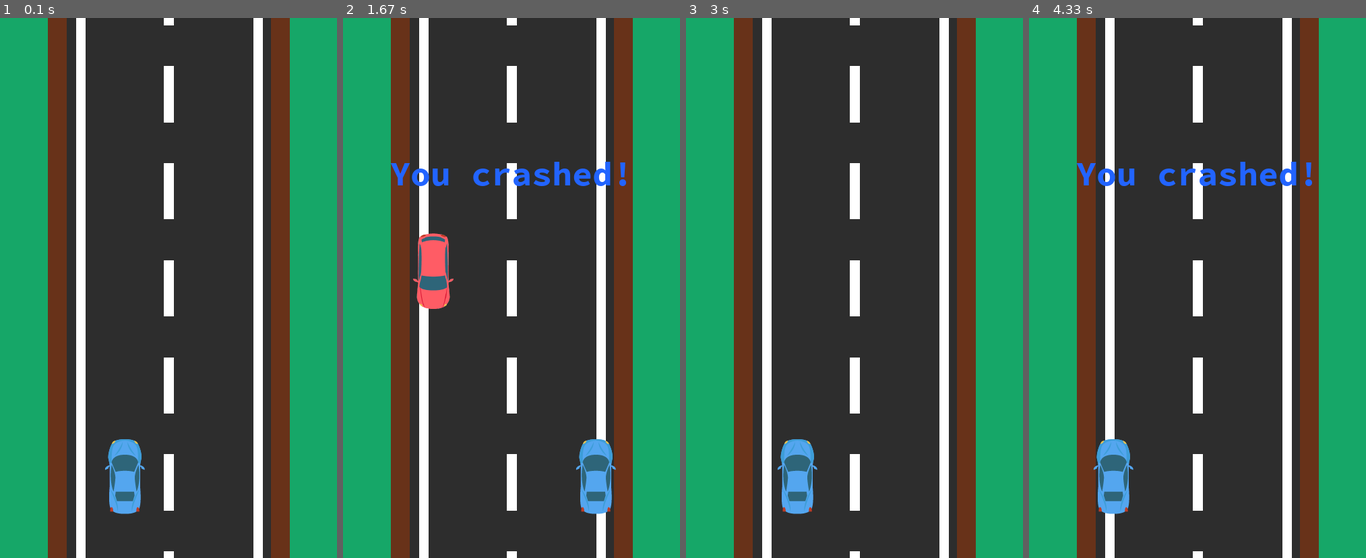
Above: before the commit, frames 1-4 (left to right).
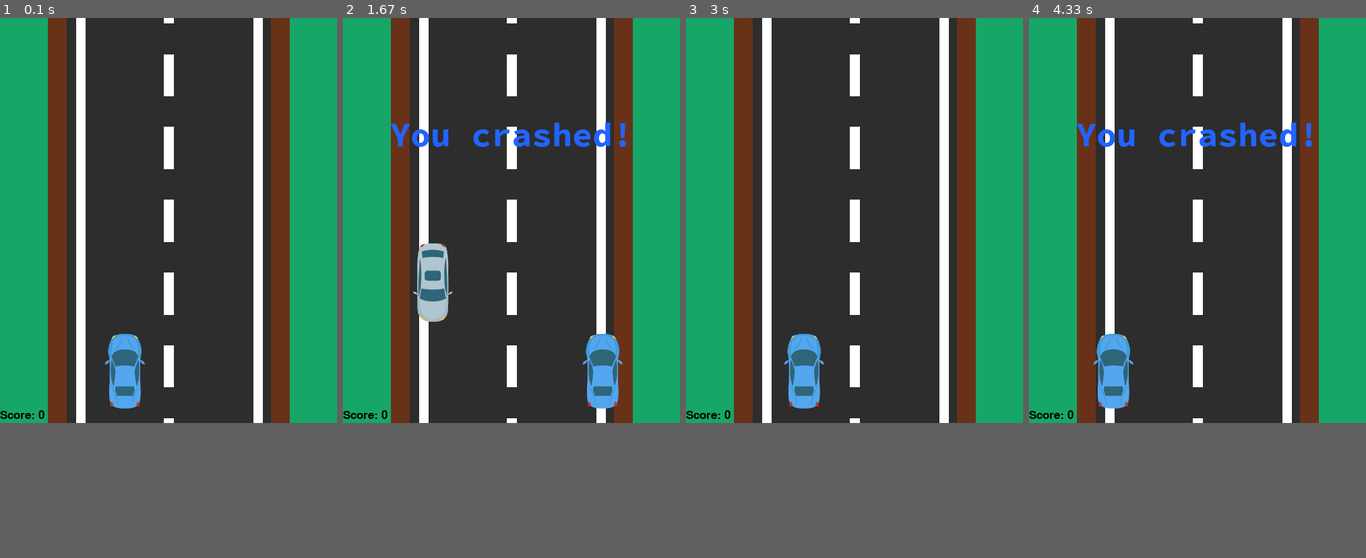
Above: after the commit, the same moments.

Repository: siddhantsar/Road-Racer-PyGame
Game: pygame game, started from road_racer.py
The game is run twice, just before and just after one commit, with the same random seed, the same clock (stepped at 60 frames per second) and the same inputs.
Inputs:
- Up to frame 1 (0.1 s): no input
- Up to frame 2 (1.67 s): tap Enter at 0.33 s; hold Right 0.67-1.13 s
- Up to frame 3 (3 s): hold Left from 2.9 s (still down)
- Up to frame 4 (4.33 s): release Left at 3.3 s
In our replay, the window is 500x800 before the commit and 500x600 after it. These sizes can differ from the game's own. Grey fills any space a smaller window leaves; there, only what the larger window draws over its background counts as a difference.

The runs differ from the first frame. In frame 1, 15% of the frame differs, in the area x 0-100%, y 1-100%; in frame 2, 19%; in frame 3, 15%; in frame 4, 17%.

Commit message:
commit-2-27-05

Diff:
--- a/road_racer.py
+++ b/road_racer.py
@@ -3,9 +3,10 @@
 pygame.init()
 
 display_width = 500
-display_height = 800
+display_height = 600
 
 blue = (34, 100, 255)
+black = (0, 0, 0)
 
 gameDisplay = pygame.display.set_mode((display_width, display_height))
 pygame.display.set_caption("Road Race")
@@ -16,10 +17,18 @@
 traffic4 = pygame.image.load("traffic-4.png")
 traffic5 = pygame.image.load("traffic-5.png")
 
-def traffic(traffic_x, traffic_y):
-    traffic_list = [traffic1, traffic2, traffic3, traffic4, traffic5]
-    gameDisplay.blit(traffic_list[random.randint(0, 4)], (traffic_x, traffic_y))
 
+
+def cars_dodged(count):
+    font = pygame.font.SysFont(None, 25)
+    text = font.render("Score: " + str(count), True, black)
+    gameDisplay.blit(text, (0, display_height-20))
+
+def traffic(traffic_image, traffic_x, traffic_y):
+    gameDisplay.blit(traffic_image, (traffic_x, traffic_y))
+
+traffic_list = [traffic1, traffic2, traffic3, traffic4, traffic5]
+traffic_image = traffic_list[random.randint(0, 4)]
 def text_objects(text, font):
     textSurface = font.render(text, True, blue)
     return textSurface, textSurface.get_rect()
@@ -41,7 +50,7 @@
     gameDisplay.blit(carImg, (x, y))
 
 carImg = pygame.image.load("car.png")
-carWidth = 60
+carWidth = 50
 carHeight = 111
 
 backgroundImg = pygame.image.load("road.png")
@@ -57,13 +66,14 @@
     y = (display_height * 0.78)
 
     x_change = 0
-    y_change = 0
 
-    traffic_width = 60
-    traffic_height = 112
+    traffic_width = 50
+    traffic_height = 105
     traffic_start_x = random.randrange(display_width*0.2, display_width*0.8 - traffic_width)
     traffic_start_y = -500
     traffic_speed = 7
+
+    count = 0
 
     while not gameExit:
 
@@ -77,24 +87,19 @@
                     x_change = -5
                 elif event.key == pygame.K_RIGHT:
                     x_change = +5
-                elif event.key == pygame.K_UP:
-                    y_change = -5
-                elif event.key == pygame.K_DOWN:
-                    y_change = +5
 
             if event.type == pygame.KEYUP:
                 if event.key == pygame.K_LEFT or event.key == pygame.K_RIGHT or event.key == pygame.K_UP or event.key == pygame.K_DOWN:
                     x_change = 0
-                    y_change = 0
 
         x += x_change
-        y += y_change
         gameDisplay.blit(backgroundImg, (0, 0))
 
-        traffic(traffic_start_x, traffic_start_y)
+        traffic(traffic_image, traffic_start_x, traffic_start_y)
         traffic_start_y += traffic_speed
 
         car(x, y)
+        cars_dodged(count)
 
         if x > ((display_width*0.8)- carWidth) or x < (display_width*0.20) or y > display_height - carHeight or y < 0:
             crash()
@@ -102,6 +107,13 @@
         if traffic_start_y > display_height:
             traffic_start_y = 0 - traffic_height
             traffic_start_x = random.randrange(display_width*0.2, display_width*0.8 - traffic_width)
+            count += 1
+            if count % 5 == 0:
+                traffic_speed += 2
+
+        if y < traffic_start_y + traffic_height:
+            if x > traffic_start_x and x < traffic_start_x + traffic_width or x + carWidth > traffic_start_x and x + carWidth < traffic_start_x + traffic_width:
+                crash()
 
         pygame.display.update()
         clock.tick(120)
